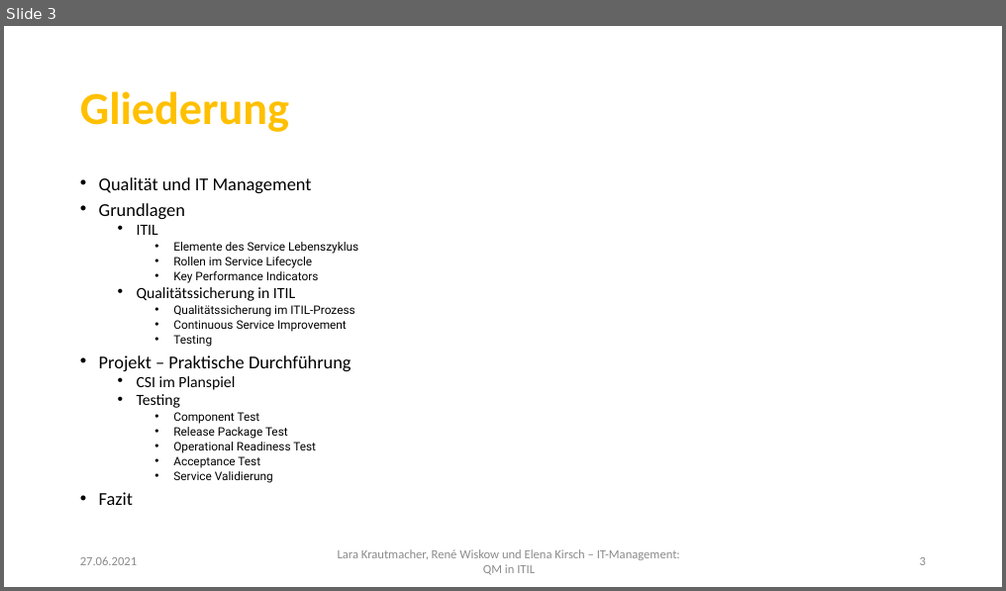
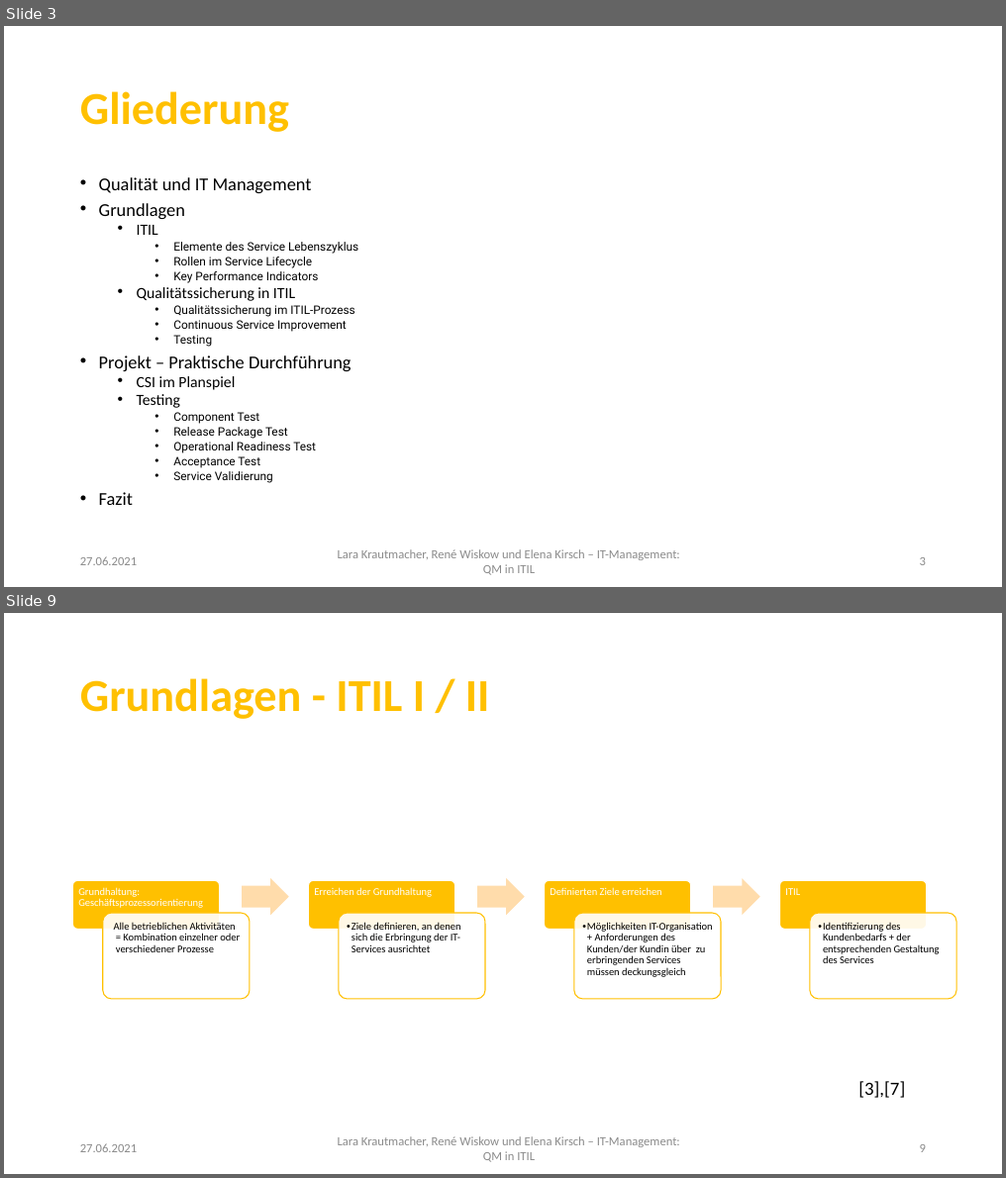
Before and after one commit to LaraKrauti/Qualitaetssicherung, a slide deck: LaraKrautmacher_RenéWiskow_ElenaKirsch_ITManagement.pptx. Shown one above the other, each under a label of ours: slide 3 before the commit, slides 3 and 9 after it; the slides between them are not shown. The pictures are 1006x591 and 1006x1178 pixels, drawn with LibreOffice and Linux fonts; fonts in the diff are those of the drawing; background and template pictures are left out. Boxes give left, top, right and bottom in pixels: in the first picture for what was removed or moved away, otherwise in the second. Text is boxed around its words. In the diff, an @@ line names an element or a change of style, - is before the commit and + after.

```diff
--- a/LaraKrautmacher_RenéWiskow_ElenaKirsch_ITManagement.pptx
+++ b/LaraKrautmacher_RenéWiskow_ElenaKirsch_ITManagement.pptx
@@ slide 9 added at box(4, 613, 1002, 1174), background #FFFFFF; not listed: 1 template element that a slide beside it also shows @@
@@ title added at box(80, 678, 490, 719), 44 pt, text #FFC000, bold @@
+Grundlagen - ITIL I / II
@@ group added at box(73, 878, 957, 999): 8 rounded rectangles, 8 texts, 3 right arrows @@
+Grundhaltung: Geschäftsprozessorientierung
+  Alle betrieblichen Aktivitäten = Kombination einzelner oder verschiedener Prozesse
+Erreichen der Grundhaltung
+  • Ziele definieren, an denen sich die Erbringung der IT-Services ausrichtet
+Definierten Ziele erreichen
+  • Möglichkeiten IT-Organisation + Anforderungen des Kunden/der Kundin über zu erbringenden Services müssen deckungsgleich
+ITIL
+  • Identifizierung des Kundenbedarfs + der entsprechenden Gestaltung des Services
@@ text added at box(858, 1081, 905, 1098), 18 pt, text #000000 @@
+[3],[7]
@@ text added at box(80, 1144, 137, 1153), 12 pt, text #8C8C8C @@
+27.06.2021
@@ page number added at box(920, 1145, 926, 1153), 12 pt, text #8C8C8C @@
+9
```
Also in this commit, not shown: 6 slides changed, 5 other slides added.
